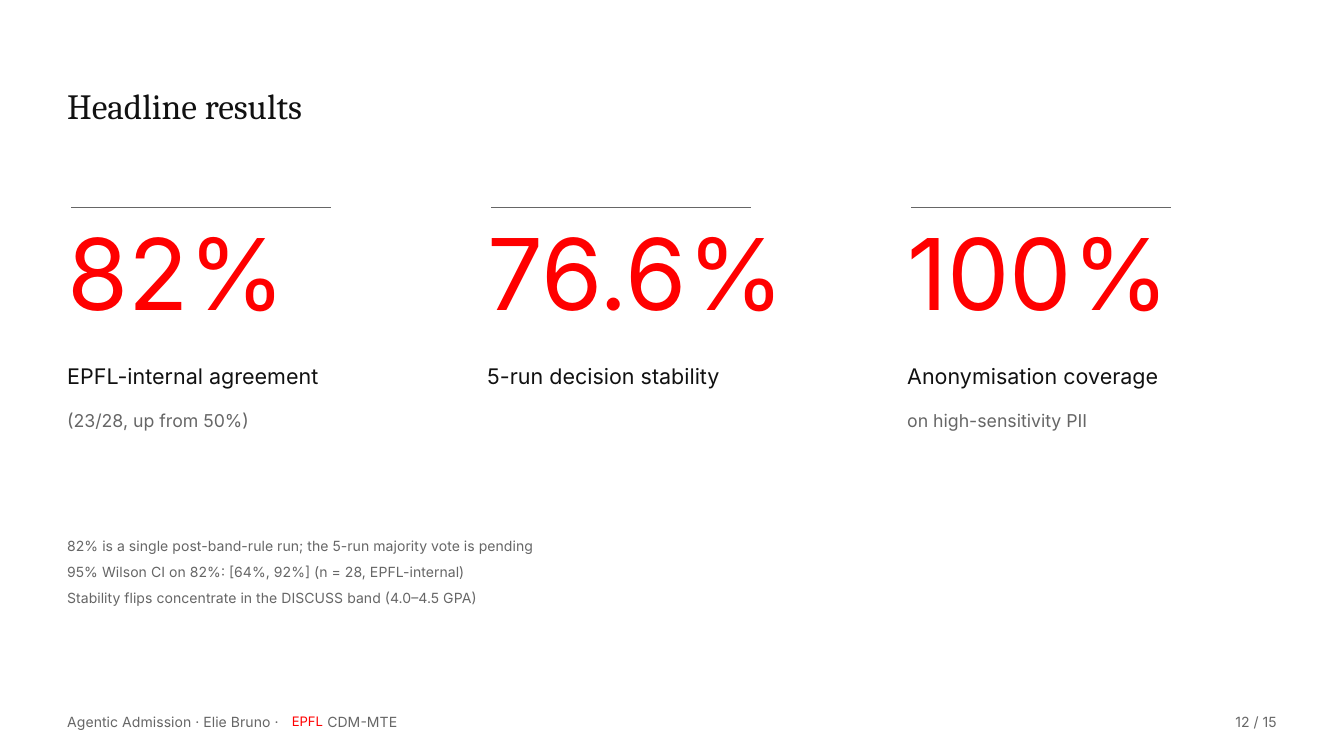
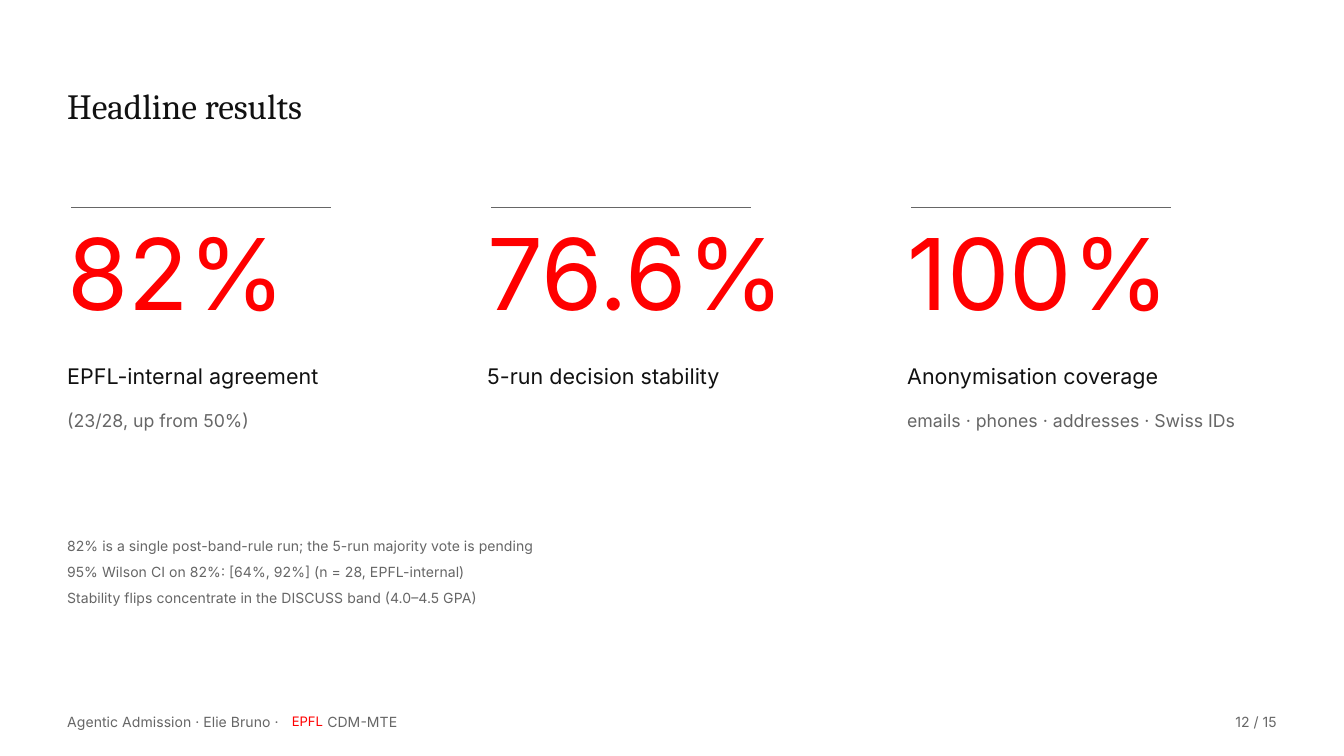
Before and after one commit to eliemada/agentic-admission, a slide deck: slide 12 of reports/final_presentation.pptx. Drawn at 1344x756 pixels with LibreOffice and Linux fonts; fonts in the diff are those of the drawing; background and template pictures are left out. Boxes give left, top, right and bottom in pixels: in the first picture for what was removed or moved away, otherwise in the second. Text is boxed around its words. In the diff, an @@ line names an element or a change of style, - is before the commit and + after.

```diff
--- a/reports/final_presentation.pptx
+++ b/reports/final_presentation.pptx
@@ text at box(907, 414, 1235, 431): text changed @@
-on high-sensitivity PII
+emails · phones · addresses · Swiss IDs
```
Also in this commit, not shown: 2 other slides changed, 55 other files.
